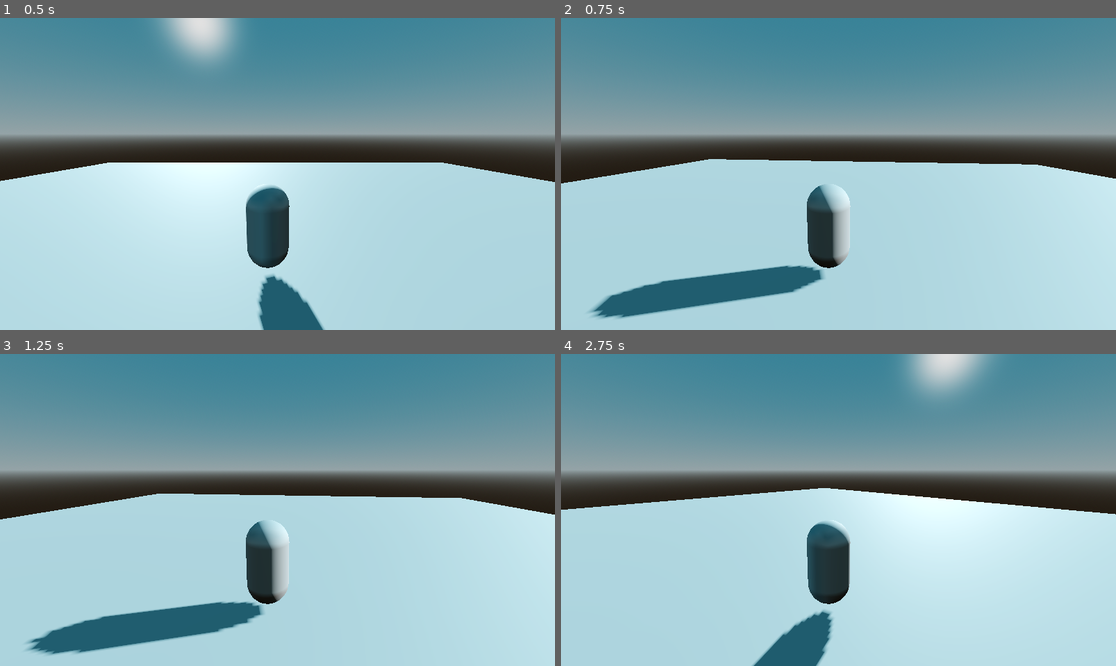
Above: before the commit, frames 1-4 (two rows, left to right).
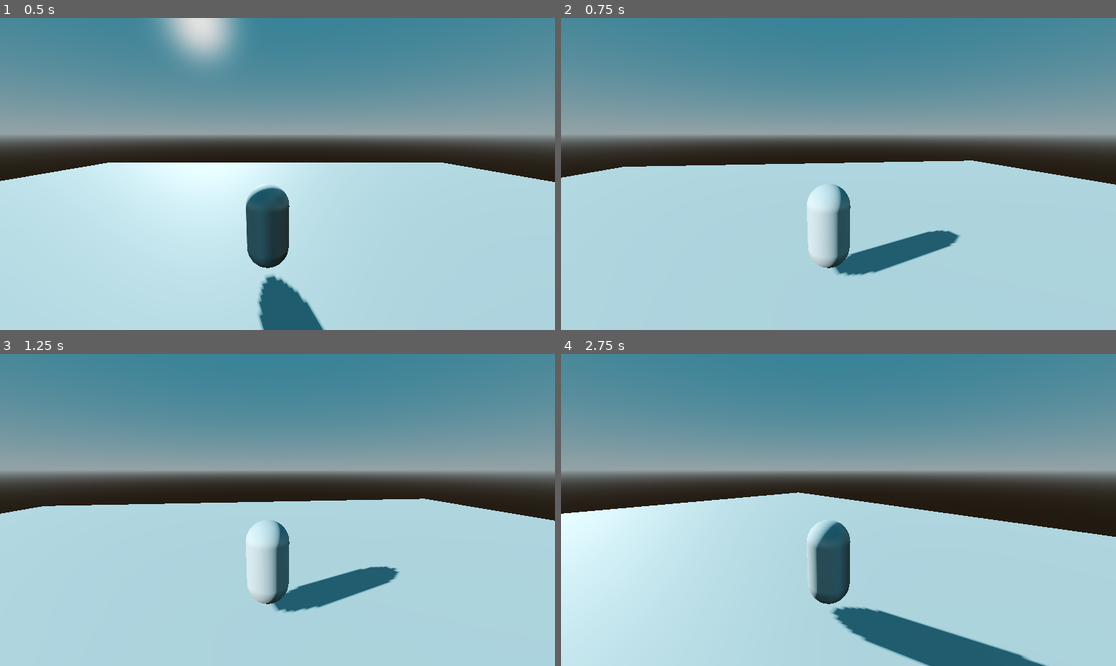
Above: after the commit, the same moments.

Repository: NISCHAY17/ZELDA-attempt
Game: Godot game, scene res://scenes/level.tscn
Two runs of this game, one before a commit and one after it. Both use one fixed random seed, a clock stepped at 60 frames per second and the inputs below. The project has no main scene, so this scene is started directly.
Inputs (mouse positions are in pixels of both pictures, inside the frame that each line leads up to):
- Up to frame 1 (0.5 s): no input
- Up to frame 2 (0.75 s): tap Enter at 0.5 s; move the mouse to (960, 158) at 0.52 s; hold D (right) from 0.53 s (still down); tap Alt at 0.6 s
- Up to frame 3 (1.25 s): keep holding D (right)
- Up to frame 4 (2.75 s): move the mouse to (727, 525) at 1.27 s; release D (right) at 1.28 s; hold Down (backward) 1.28-2.03 s; tap Shift at 1.35 s; move the mouse to (894, 441) at 2.02 s; hold D (right) from 2.03 s (still down); tap Alt at 2.1 s

Frame 1 is identical in both runs. In frame 2, 8.5% of the frame differs, in the area x 0-100%, y 45-97%; in frame 3, 9.4%; in frame 4, 26%, in the area x 0-100%, y 0-100%.

Commit message:
getting started for the day

Diff:
--- a/zelda-attempt/ENTITIES/camera_controller.gd
+++ b/zelda-attempt/ENTITIES/camera_controller.gd
@@ -2,8 +2,8 @@
 
 func _input(event: InputEvent) -> void:
 	if event is InputEventMouseMotion:
-		rotation.y += event.relative.x * 0.0067
+		rotate_from_vector(event.relative * 0.0067)
 
 func rotate_from_vector(v: Vector2):
 	if v.length() == 0: return
-	rotation.y += v.x
+	rotation.y -= v.x
--- a/zelda-attempt/ENTITIES/player/player.gd
+++ b/zelda-attempt/ENTITIES/player/player.gd
@@ -6,5 +6,4 @@
 func _physics_process(delta: float) -> void:
 	movement_input = Input.get_vector("left","right","forward","backward")
 	velocity = Vector3(movement_input.x,0,movement_input.y) * base_speed
-	print(movement_input)
 	move_and_slide()
--- a/zelda-attempt/scenes/level.tscn
+++ b/zelda-attempt/scenes/level.tscn
@@ -30,9 +30,9 @@
 light_energy = 1.2
 shadow_enabled = true
 
-[node name="Node3D" type="Node3D" parent="." unique_id=2007095133]
+[node name="Player" type="Node3D" parent="." unique_id=2007095133]
 
-[node name="Player" parent="Node3D" unique_id=1080306268 instance=ExtResource("1_2q6dc")]
+[node name="Player" parent="Player" unique_id=1080306268 instance=ExtResource("1_2q6dc")]
 
 [node name="envrionment" type="Node3D" parent="." unique_id=624035515]
 
